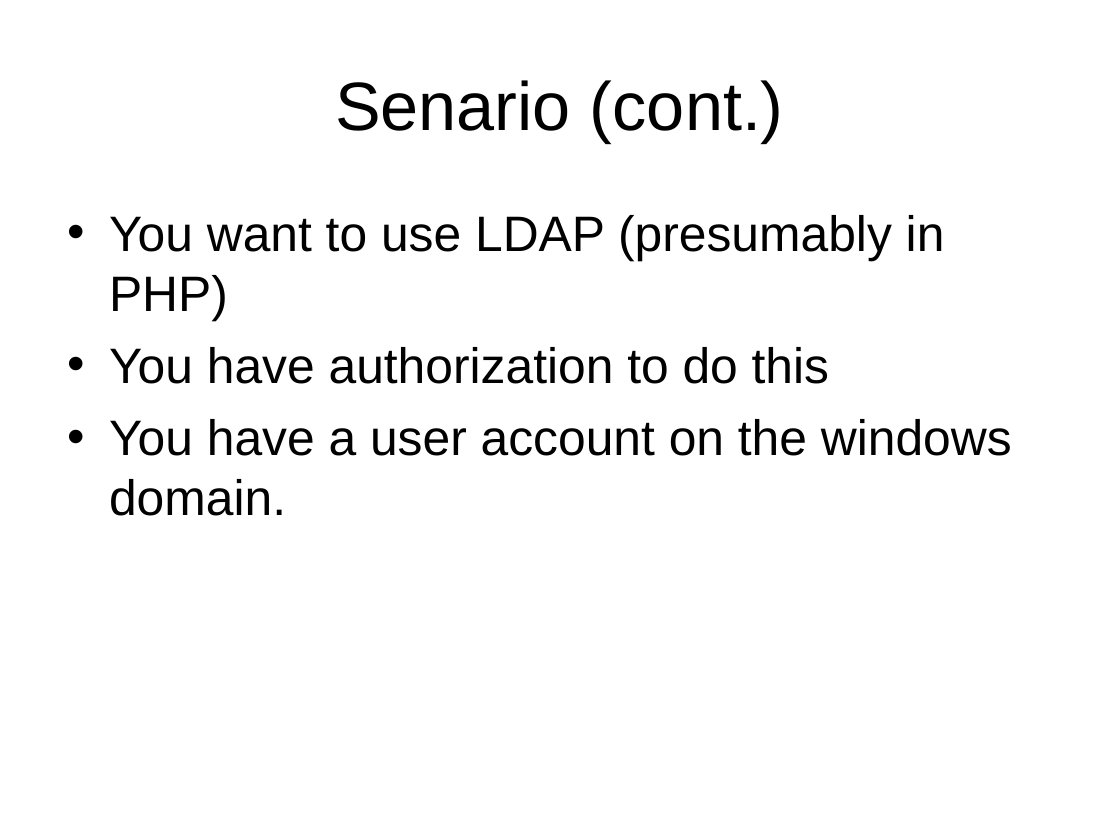
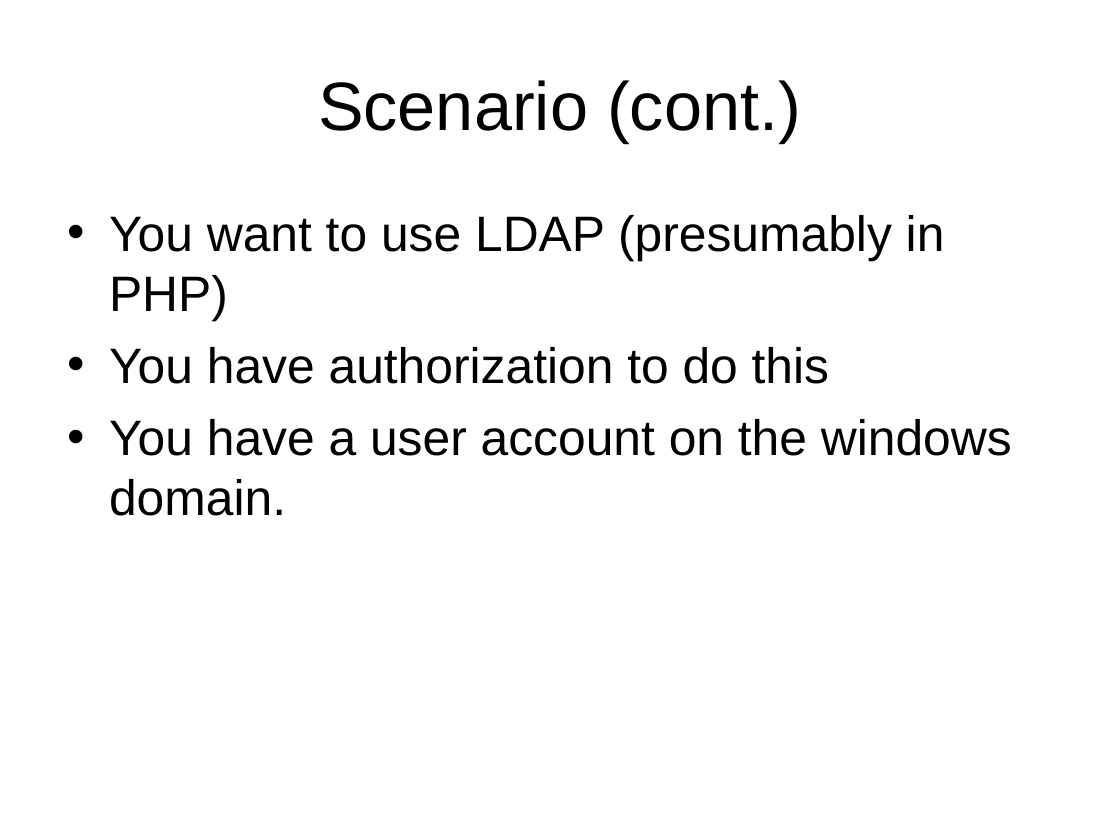
Before and after one commit to LIPHP/LDAP-Talk, a slide deck: slide 36 of Docs/LIPHP-Using LDAP with PHP.ppt. Drawn at 1120x840 pixels with LibreOffice and Linux fonts; fonts in the diff are those of the drawing. Boxes give left, top, right and bottom in pixels: in the first picture for what was removed or moved away, otherwise in the second. Text is boxed around its words. In the diff, an @@ line names an element or a change of style, - is before the commit and + after.

```diff
--- a/Docs/LIPHP-Using LDAP with PHP.ppt
+++ b/Docs/LIPHP-Using LDAP with PHP.ppt
@@ title at <box>318,80,801,143</box>: text changed @@
-Senario (cont.)
+Scenario (cont.)
```
Also in this commit, not shown: 5 other slides changed.
